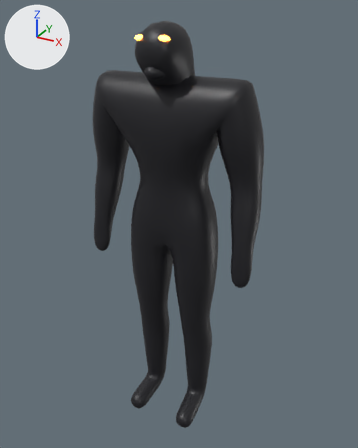
The glTF model prototypes/band/models/drums.glb: old version first, new version second.
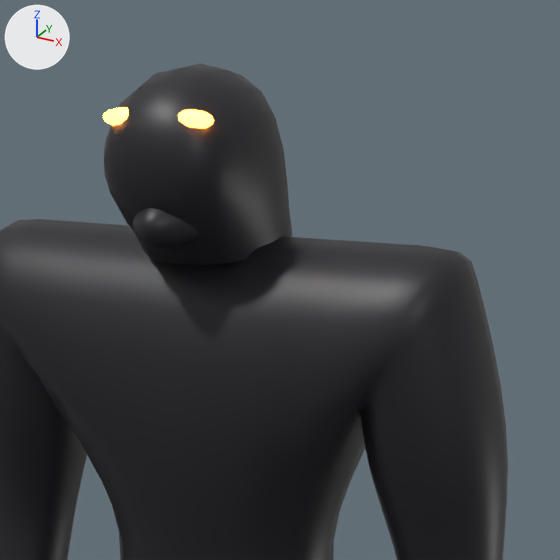
Old and new are each drawn whole from a 50 mm lens placed at (0.956, -1.697, 1.817), pointed at (0.017, 0.011, 0.963) and again close up on the part from 28% to 78% of the width and 0% to 40% of the height. Every picture has the same lights, and +X, +Y and +Z are marked at upper left. The older version's two pictures come first. Vertices at exactly the same position are counted once.

Names of what the first close-up shows: 'drums'.
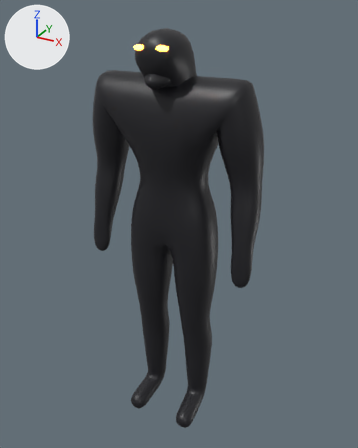
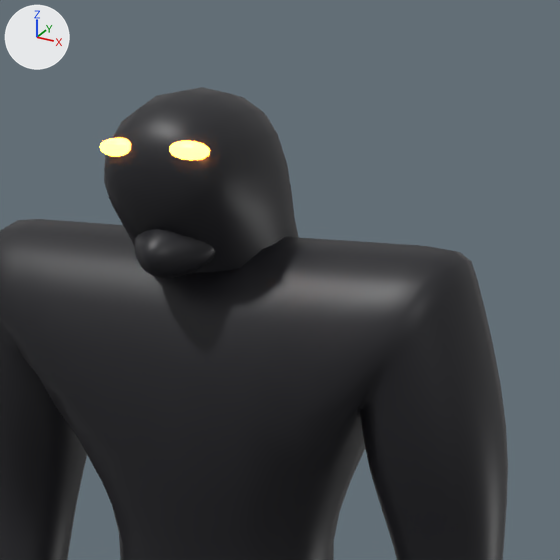
What differs and where, as boxes [x1, y1, x2, y2] in the close-ups (560 x 560 px; the box of a moved part takes in the faces that stretch with it):
'drums', reshaped
    before: [0, 64, 508, 560]
    after: [0, 87, 508, 560]
part 1 of me_drums, moved or reshaped
    before: [132, 208, 200, 250]
    after: [135, 229, 215, 278]
part 2 of me_drums, moved or reshaped
    before: [178, 109, 214, 128]
    after: [169, 141, 210, 160]
part 3 of me_drums, moved or reshaped
    before: [103, 107, 129, 125]
    after: [100, 138, 131, 156]
part 4 of me_drums, moved or reshaped
    before: [104, 64, 292, 265]
    after: [104, 87, 298, 273]
part 5 of me_drums, moved or reshaped (not visible before)
    after: [218, 110, 294, 241]

The change, as a list of edits to the scene's bpy script:
```text
Change me_drums:
    used by ob_drums; location = (0.0, 0.0, 0.0)
    remove me_drums.from_pydata(...)  # 3249 vertices, 6464 faces; spans x -0.38..0.38, y -0.18..0.11, z 0.01..1.77
    add me_drums.from_pydata(...)  # 3249 vertices, 6464 faces; spans x -0.38..0.38, y -0.18..0.11, z 0.01..1.74
    me_drums part 1: the loose piece of 178 vertices spanning x -0.06..0.06, y -0.18..-0.07, z 1.58..1.65 is moved by (0.0, 0.0, -0.03)
    me_drums part 2: the loose piece of 86 vertices spanning x 0.01..0.07, y -0.16..-0.14, z 1.71..1.73 is moved by (0.0, -0.01, -0.03)
    me_drums part 3: the loose piece of 86 vertices spanning x -0.07..-0.01, y -0.16..-0.14, z 1.71..1.73 is moved by (0.0, -0.01, -0.03)
    me_drums part 4: 156 of 3249 vertices moved; they spanned x -0.09..0.09, y -0.17..0.06, z 1.55..1.77 and now span x -0.18..0.18, y -0.17..0.07, z 1.04..1.74; mean shift (0.0, 0.01, -0.08); largest move (-0.08, -0.07, 1.63) -> (0.17, 0.04, 1.04)
    me_drums part 5: all 9 vertices in x 0.15..0.18, y -0.04..0.04, z 1.04..1.12 are multiplied about their middle by the matrix ((0.838, -0.117, 0.346), (0.326, -0.153, -0.84), (0.165, 0.893, -0.098)), then moved by (-0.08, -0.03, 0.58)
    other edits to the shape of me_drums do not show in these pictures
```
